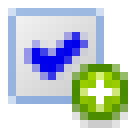
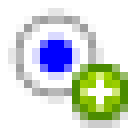
Layer changes from the first w=128, h=128 image to the second:
added layer "tradiobutton_16.png-Kopie" above "checkbox_16.png-Kopie" over [8, 8, 104, 104]
hid "checkbox_16.png-Kopie" over [8, 8, 104, 104]
